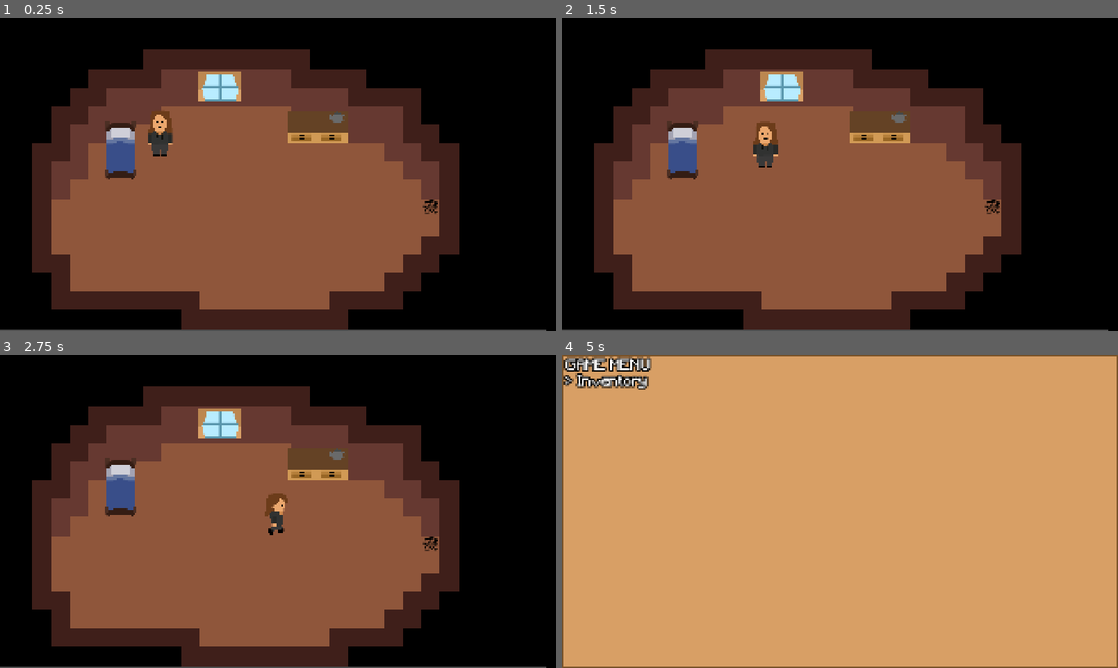
Above: before the commit, frames 1-4 (two rows, left to right).
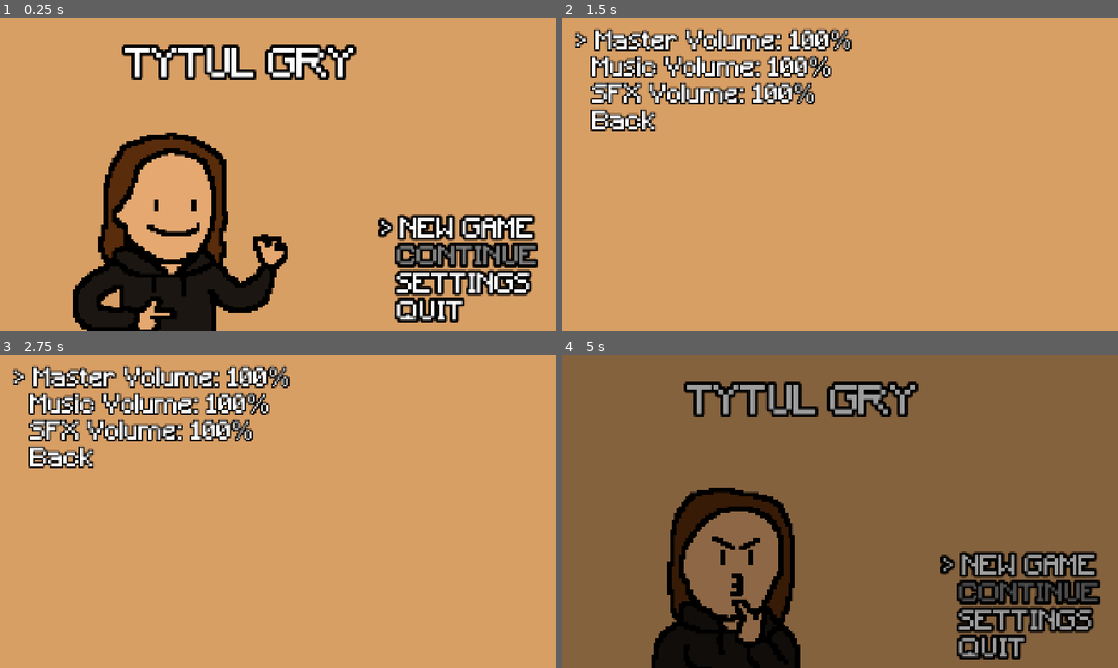
Above: after the commit, the same moments.

Repository: etper/pimpek-rpg-game
Game: Godot game, scene res://scenes/main menu.tscn
The game is run twice, just before and just after one commit, with the same random seed, the same clock (stepped at 60 frames per second) and the same inputs. Before the commit the project starts from res://main.tscn.
Inputs:
- Up to frame 1 (0.25 s): no input
- Up to frame 2 (1.5 s): tap Enter at 0.5 s; hold D (move_right) 0.53-1.28 s; hold Z (interact) 0.53-1.28 s; hold S (move_down) from 1.28 s (still down); tap Z (interact) at 1.35 s
- Up to frame 3 (2.75 s): release S (move_down) at 2.03 s; hold D (move_right) from 2.03 s (still down); hold Shift (sprint) from 2.03 s (still down); tap Z (interact) at 2.3 s
- Up to frame 4 (5 s): release D (move_right) at 2.78 s; release Shift (sprint) at 2.78 s; hold W (move_up) 2.78-3.53 s; tap Z (interact) at 2.85, 4.55 s; hold Z (interact) 3.53-4.28 s; hold A (move_left) from 3.53 s (still down); tap X (cancel) at 4.15 s; tap Shift (sprint) at 4.35 s; tap Tab (menu) at 4.9 s

The runs differ from the first frame. In frame 1, 96% of the frame differs, in the area x 0-100%, y 0-100%; in frame 2, 99%; in frame 3, 99%; in frame 4, 99%.

Commit message:
whatever

Diff:
--- /dev/null
+++ b/dialogue_ui.tscn
@@ -0,0 +1,86 @@
+[gd_scene format=3 uid="uid://dvqxuy1el8uu1"]
+
+[ext_resource type="Script" uid="uid://j1i7c0vgcx22" path="res://scripts/dialogue.gd" id="1_2x5cq"]
+[ext_resource type="FontFile" uid="uid://n6apm5jh3r76" path="res://Minecraft.ttf" id="2_v6amk"]
+
+[node name="UI" type="CanvasLayer" unique_id=390068744]
+script = ExtResource("1_2x5cq")
+
+[node name="DialogueBox" type="Panel" parent="." unique_id=1647522296]
+visible = false
+offset_left = 27.0
+offset_top = 781.0
+offset_right = 1889.0
+offset_bottom = 1047.0
+
+[node name="ColorRect" type="ColorRect" parent="DialogueBox" unique_id=1292170299]
+layout_mode = 0
+offset_right = 1862.0
+offset_bottom = 266.0
+color = Color(0.9104925, 0.71670485, 0.5258905, 1)
+
+[node name="Portrait" type="TextureRect" parent="DialogueBox" unique_id=1021276018]
+layout_mode = 0
+offset_left = 6.0
+offset_top = 7.0
+offset_right = 270.0
+offset_bottom = 259.0
+
+[node name="ColorRect2" type="ColorRect" parent="DialogueBox" unique_id=1178322097]
+layout_mode = 0
+offset_top = 259.0
+offset_right = 1861.0
+offset_bottom = 266.0
+color = Color(0.47988033, 0.32600692, 0.16230214, 1)
+
+[node name="ColorRect3" type="ColorRect" parent="DialogueBox" unique_id=1415906884]
+layout_mode = 0
+offset_right = 1862.0
+offset_bottom = 7.0
+color = Color(0.47988033, 0.32600692, 0.16230214, 1)
+
+[node name="ColorRect4" type="ColorRect" parent="DialogueBox" unique_id=804291591]
+layout_mode = 0
+offset_right = 6.0
+offset_bottom = 261.0
+color = Color(0.47988033, 0.32600692, 0.16230214, 1)
+
+[node name="ColorRect5" type="ColorRect" parent="DialogueBox" unique_id=594238315]
+layout_mode = 0
+offset_left = 1856.0
+offset_right = 1862.0
+offset_bottom = 266.0
+color = Color(0.47988033, 0.32600692, 0.16230214, 1)
+
+[node name="MarginContainer" type="MarginContainer" parent="DialogueBox" unique_id=16805358]
+layout_mode = 0
+offset_left = 25.0
+offset_top = 27.0
+offset_right = 1819.0
+offset_bottom = 250.0
+
+[node name="VBoxContainer" type="VBoxContainer" parent="DialogueBox/MarginContainer" unique_id=1597492333]
+layout_mode = 2
+
+[node name="Label" type="Label" parent="DialogueBox/MarginContainer/VBoxContainer" unique_id=1882947374]
+layout_mode = 2
+theme_override_colors/font_outline_color = Color(0, 0, 0, 1)
+theme_override_constants/outline_size = 25
+theme_override_fonts/font = ExtResource("2_v6amk")
+theme_override_font_sizes/font_size = 50
+text = "dialogue text"
+vertical_alignment = 1
+autowrap_mode = 2
+
+[node name="OptionsLabel" type="RichTextLabel" parent="DialogueBox/MarginContainer/VBoxContainer" unique_id=1195763380]
+custom_minimum_size = Vector2(0, 96)
+layout_mode = 2
+theme_override_colors/font_outline_color = Color(0, 0, 0, 1)
+theme_override_constants/outline_size = 25
+theme_override_fonts/normal_font = ExtResource("2_v6amk")
+theme_override_font_sizes/normal_font_size = 31
+bbcode_enabled = true
+text = "dialogue choice"
+fit_content = true
+autowrap_mode = 2
+vertical_alignment = 2
--- a/main.tscn
+++ b/main.tscn
@@ -4,8 +4,7 @@
 [ext_resource type="Texture2D" uid="uid://d1keqk14kj4om" path="res://tilesets/room_tiles.png" id="1_5vw27"]
 [ext_resource type="PackedScene" uid="uid://d3e4optw0tb3" path="res://scenes/player.tscn" id="1_ig7tw"]
 [ext_resource type="PackedScene" uid="uid://dbgwexn3egno0" path="res://scenes/Interactable.tscn" id="3_h2yge"]
-[ext_resource type="Script" uid="uid://j1i7c0vgcx22" path="res://scripts/dialogue.gd" id="4_1bvp3"]
-[ext_resource type="FontFile" uid="uid://n6apm5jh3r76" path="res://Minecraft.ttf" id="5_4c57u"]
+[ext_resource type="PackedScene" uid="uid://dvqxuy1el8uu1" path="res://dialogue_ui.tscn" id="4_0odxb"]
 [ext_resource type="Texture2D" uid="uid://cpl3rdfirur6m" path="res://sprites/bed.png" id="6_5vw27"]
 [ext_resource type="Script" uid="uid://breseuph2k751" path="res://scripts/events/event_command.gd" id="7_5vw27"]
 [ext_resource type="Script" uid="uid://dqkdu1jl2bi1e" path="res://scripts/events/dialogue_event.gd" id="8_kek77"]
@@ -216,87 +215,7 @@
 z_index = 1
 position = Vector2(551, 398)
 
-[node name="UI" type="CanvasLayer" parent="." unique_id=641810485]
-script = ExtResource("4_1bvp3")
-
-[node name="DialogueBox" type="Panel" parent="UI" unique_id=728410776]
-visible = false
-offset_left = 27.0
-offset_top = 781.0
-offset_right = 1889.0
-offset_bottom = 1047.0
-
-[node name="ColorRect" type="ColorRect" parent="UI/DialogueBox" unique_id=25249431]
-layout_mode = 0
-offset_right = 1862.0
-offset_bottom = 266.0
-color = Color(0.84705883, 0.62352943, 0.39607844, 1)
-
-[node name="Portrait" type="TextureRect" parent="UI/DialogueBox" unique_id=211297603]
-layout_mode = 0
-offset_left = 6.0
-offset_top = 7.0
-offset_right = 270.0
-offset_bottom = 259.0
-
-[node name="ColorRect2" type="ColorRect" parent="UI/DialogueBox" unique_id=1055331714]
-layout_mode = 0
-offset_top = 259.0
-offset_right = 1861.0
-offset_bottom = 266.0
-color = Color(0.47988033, 0.32600692, 0.16230214, 1)
-
-[node name="ColorRect3" type="ColorRect" parent="UI/DialogueBox" unique_id=1572380928]
-layout_mode = 0
-offset_right = 1862.0
-offset_bottom = 7.0
-color = Color(0.47988033, 0.32600692, 0.16230214, 1)
-
-[node name="ColorRect4" type="ColorRect" parent="UI/DialogueBox" unique_id=1241831911]
-layout_mode = 0
-offset_right = 6.0
-offset_bottom = 261.0
-color = Color(0.47988033, 0.32600692, 0.16230214, 1)
-
-[node name="ColorRect5" type="ColorRect" parent="UI/DialogueBox" unique_id=1152632969]
-layout_mode = 0
-offset_left = 1856.0
-offset_right = 1862.0
-offset_bottom = 266.0
-color = Color(0.47988033, 0.32600692, 0.16230214, 1)
-
-[node name="MarginContainer" type="MarginContainer" parent="UI/DialogueBox" unique_id=604527061]
-layout_mode = 0
-offset_left = 25.0
-offset_top = 27.0
-offset_right = 1819.0
-offset_bottom = 250.0
-
-[node name="VBoxContainer" type="VBoxContainer" parent="UI/DialogueBox/MarginContainer" unique_id=2084050482]
-layout_mode = 2
-
-[node name="Label" type="Label" parent="UI/DialogueBox/MarginContainer/VBoxContainer" unique_id=1815239886]
-layout_mode = 2
-theme_override_colors/font_outline_color = Color(0, 0, 0, 1)
-theme_override_constants/outline_size = 25
-theme_override_fonts/font = ExtResource("5_4c57u")
-theme_override_font_sizes/font_size = 50
-text = "dialogue text"
-vertical_alignment = 1
-autowrap_mode = 2
-
-[node name="OptionsLabel" type="RichTextLabel" parent="UI/DialogueBox/MarginContainer/VBoxContainer" unique_id=148386465]
-custom_minimum_size = Vector2(0, 96)
-layout_mode = 2
-theme_override_colors/font_outline_color = Color(0, 0, 0, 1)
-theme_override_constants/outline_size = 25
-theme_override_fonts/normal_font = ExtResource("5_4c57u")
-theme_override_font_sizes/normal_font_size = 31
-bbcode_enabled = true
-text = "dialogue choice"
-fit_content = true
-autowrap_mode = 2
-vertical_alignment = 2
+[node name="UI" parent="." unique_id=390068744 instance=ExtResource("4_0odxb")]
 
 [node name="Bed" parent="." unique_id=73629740 instance=ExtResource("3_h2yge")]
 position = Vector2(416, 456)
--- a/project.godot
+++ b/project.godot
@@ -11,7 +11,7 @@
 [application]
 
 config/name="pimpek rpg game"
-run/main_scene="uid://c1rvsinu081wm"
+run/main_scene="uid://oqjnhwwiuo87"
 config/features=PackedStringArray("4.7", "GL Compatibility")
 config/icon="res://sprites/icon.svg"
 
--- /dev/null
+++ b/scenes/intro.gd
@@ -0,0 +1,7 @@
+extends Node2D
+
+@onready var intro = $IntroNPC
+
+func _ready():
+	await get_tree().process_frame
+	intro.interact()   # or whatever your interact function is called
--- /dev/null
+++ b/scenes/intro.tscn
@@ -0,0 +1,33 @@
+[gd_scene format=3 uid="uid://e3n1c77tfjqe"]
+
+[ext_resource type="Texture2D" uid="uid://cqd7druhsiglj" path="res://sprites/bg.png" id="1_ioskq"]
+[ext_resource type="Script" uid="uid://tqd0188rrrkr" path="res://scenes/intro.gd" id="1_yjqpq"]
+[ext_resource type="PackedScene" uid="uid://dvqxuy1el8uu1" path="res://dialogue_ui.tscn" id="3_4bx60"]
+[ext_resource type="PackedScene" uid="uid://dbgwexn3egno0" path="res://scenes/Interactable.tscn" id="4_i2l1n"]
+[ext_resource type="Script" uid="uid://breseuph2k751" path="res://scripts/events/event_command.gd" id="5_es01l"]
+[ext_resource type="Script" uid="uid://dqkdu1jl2bi1e" path="res://scripts/events/dialogue_event.gd" id="6_0naf5"]
+
+[sub_resource type="Resource" id="Resource_i2l1n"]
+script = ExtResource("6_0naf5")
+text = "Dawno... Dawno... Temu..."
+metadata/_custom_type_script = "uid://dqkdu1jl2bi1e"
+
+[sub_resource type="Resource" id="Resource_es01l"]
+script = ExtResource("6_0naf5")
+text = "Wioske Pimpe zalozylo szesciu smialkow..."
+metadata/_custom_type_script = "uid://dqkdu1jl2bi1e"
+
+[node name="Intro" type="Node2D" unique_id=1929903716]
+script = ExtResource("1_yjqpq")
+
+[node name="Bg" type="Sprite2D" parent="." unique_id=365521322]
+position = Vector2(952, 535)
+scale = Vector2(1.0666667, 1.0666667)
+texture = ExtResource("1_ioskq")
+metadata/_edit_lock_ = true
+
+[node name="UI" parent="." unique_id=390068744 instance=ExtResource("3_4bx60")]
+
+[node name="IntroNPC" parent="." unique_id=73629740 instance=ExtResource("4_i2l1n")]
+position = Vector2(705, 469)
+events = Array[ExtResource("5_es01l")]([SubResource("Resource_i2l1n"), SubResource("Resource_es01l")])
--- a/scenes/main menu.tscn
+++ b/scenes/main menu.tscn
@@ -105,7 +105,7 @@
 theme_override_constants/outline_size = 40
 theme_override_fonts/font = ExtResource("1_5hgee")
 theme_override_font_sizes/font_size = 134
-text = "PRZYGODY PIMPKA"
+text = "TYTUL GRY"
 horizontal_alignment = 1
 vertical_alignment = 1
 
@@ -128,7 +128,7 @@
 theme_override_constants/outline_size = 40
 theme_override_fonts/font = ExtResource("1_5hgee")
 theme_override_font_sizes/font_size = 90
-text = "NEW GAME"
+text = "NOWA GRA"
 
 [node name="Continue" type="Label" parent="VBoxContainer" unique_id=668096091]
 layout_mode = 2
@@ -136,7 +136,7 @@
 theme_override_constants/outline_size = 40
 theme_override_fonts/font = ExtResource("1_5hgee")
 theme_override_font_sizes/font_size = 90
-text = "CONTINUE"
+text = "KONTYNUUJ"
 
 [node name="Settings" type="Label" parent="VBoxContainer" unique_id=910880387]
 layout_mode = 2
@@ -144,7 +144,7 @@
 theme_override_constants/outline_size = 40
 theme_override_fonts/font = ExtResource("1_5hgee")
 theme_override_font_sizes/font_size = 90
-text = "SETTINGS"
+text = "OPCJE"
 
 [node name="Quit" type="Label" parent="VBoxContainer" unique_id=1454997552]
 layout_mode = 2
@@ -152,7 +152,7 @@
 theme_override_constants/outline_size = 40
 theme_override_fonts/font = ExtResource("1_5hgee")
 theme_override_font_sizes/font_size = 90
-text = "QUIT"
+text = "WYJDZ"
 
 [node name="Fade" type="ColorRect" parent="." unique_id=117452435]
 layout_mode = 0
Not shown, added: music/Characters Introduction.mp3.import
Not shown, added: scenes/intro.gd.uid
Not shown, added: music/Characters Introduction.mp3
